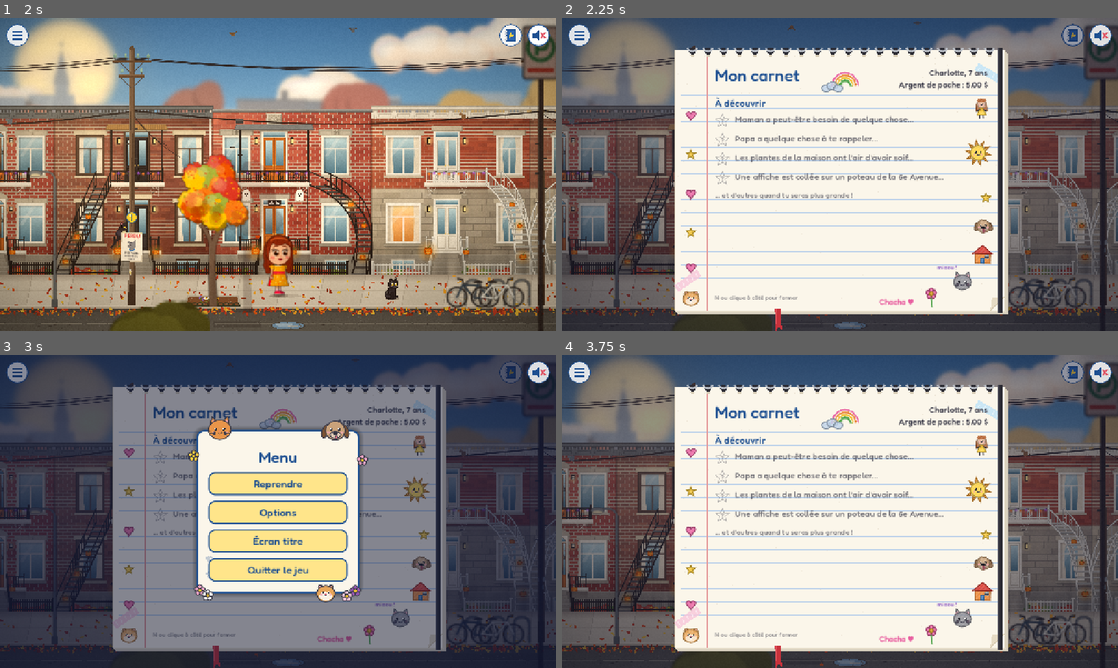
Above: before the commit, frames 1-4 (two rows, left to right).
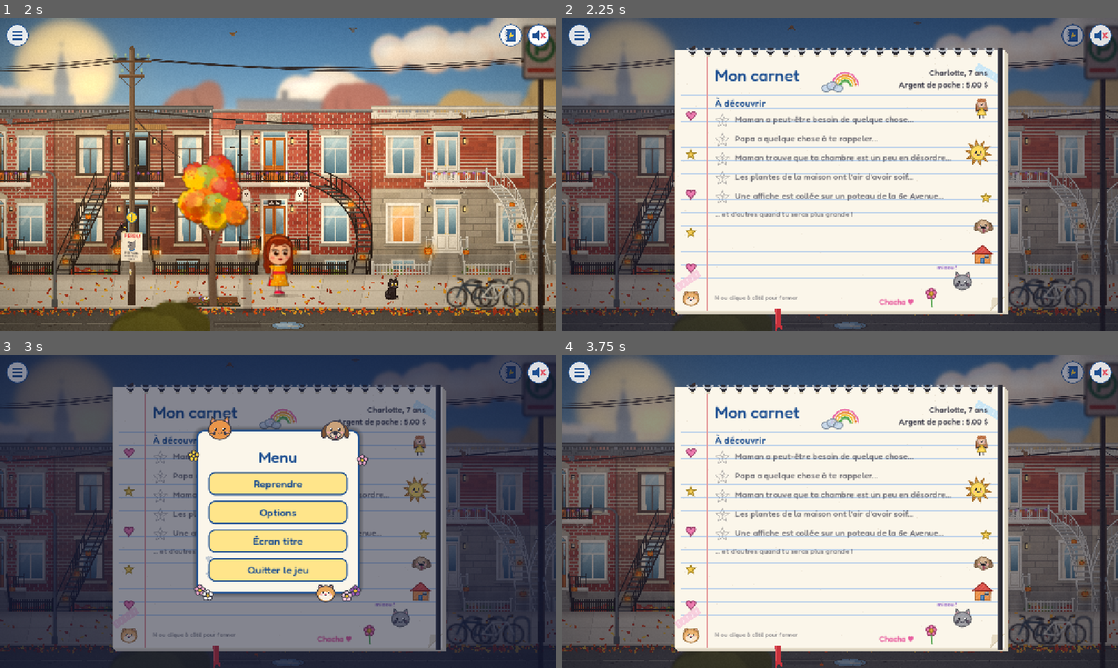
Above: after the commit, the same moments.

Repository: jullmg/jeux
Game: Godot game, scene res://scenes/intro.tscn
The game is run twice, just before and just after one commit, with the same random seed, the same clock (stepped at 60 frames per second) and the same inputs.
Inputs (mouse positions are in pixels of both pictures, inside the frame that each line leads up to):
- Up to frame 1 (2 s): click "▶ Nouvelle partie" at 0.5 s; click (539, 36) at 1.27 s
- Up to frame 2 (2.25 s): click (1073, 36) at 2.02 s
- Up to frame 3 (3 s): click (16, 373) at 2.77 s
- Up to frame 4 (3.75 s): click "Reprendre" at 3.5 s

Frame 1 is identical in both runs. In frame 2, 1.4% of the frame differs, in the area x 27-70%, y 43-64%; in frame 3, 0.2%; in frame 4, 1.4%.

Commit message:
Charlotte: tidying the room is a quest from the start
It waited for the milk quest, so toys picked up before that never started it
and the last one could not complete it. Picking up a toy (or Mom) starts it now.

Co-Authored-By: Claude Opus 5.5 <noreply@anthropic.com>

Diff:
--- a/Charlotte/world/quests.gd
+++ b/Charlotte/world/quests.gd
@@ -23,7 +23,7 @@
 		"title": "Range ta chambre",
 		"hint": "Ramasse les jouets et les vêtements qui traînent par terre dans ta chambre.",
 		"find": "Maman trouve que ta chambre est un peu en désordre…",
-		"age": 7, "after": "milk", "reward": 1.0,
+		"age": 7, "reward": 1.0,
 	},
 	"plants": {
 		"title": "Arrose les plantes",
